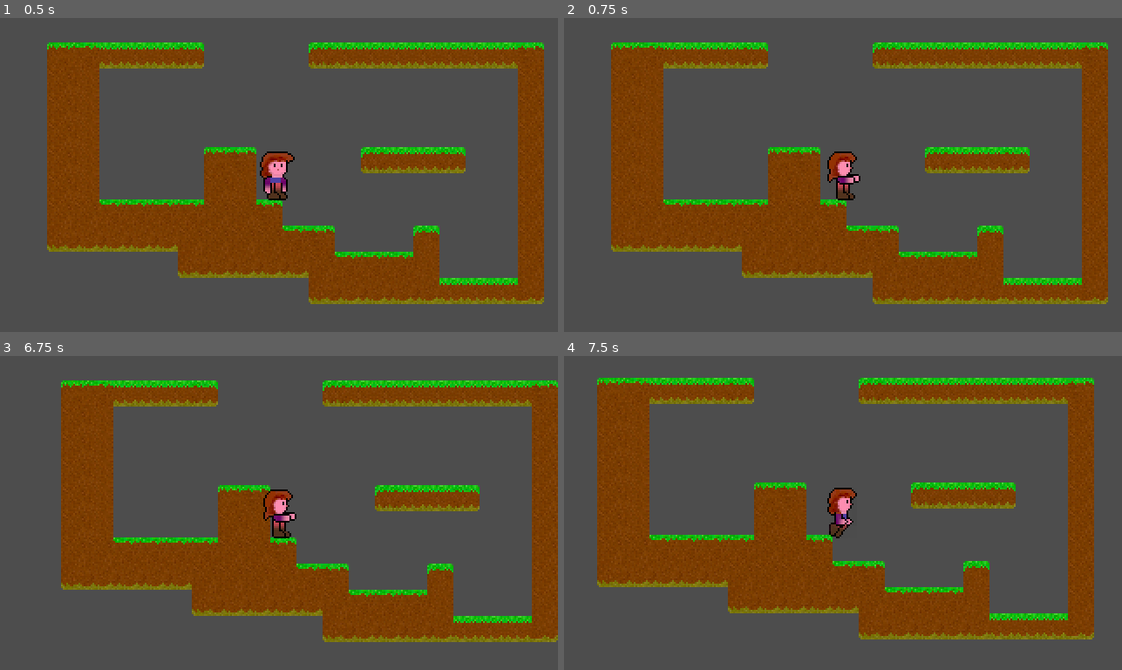
Above: before the commit, frames 1-4 (two rows, left to right).
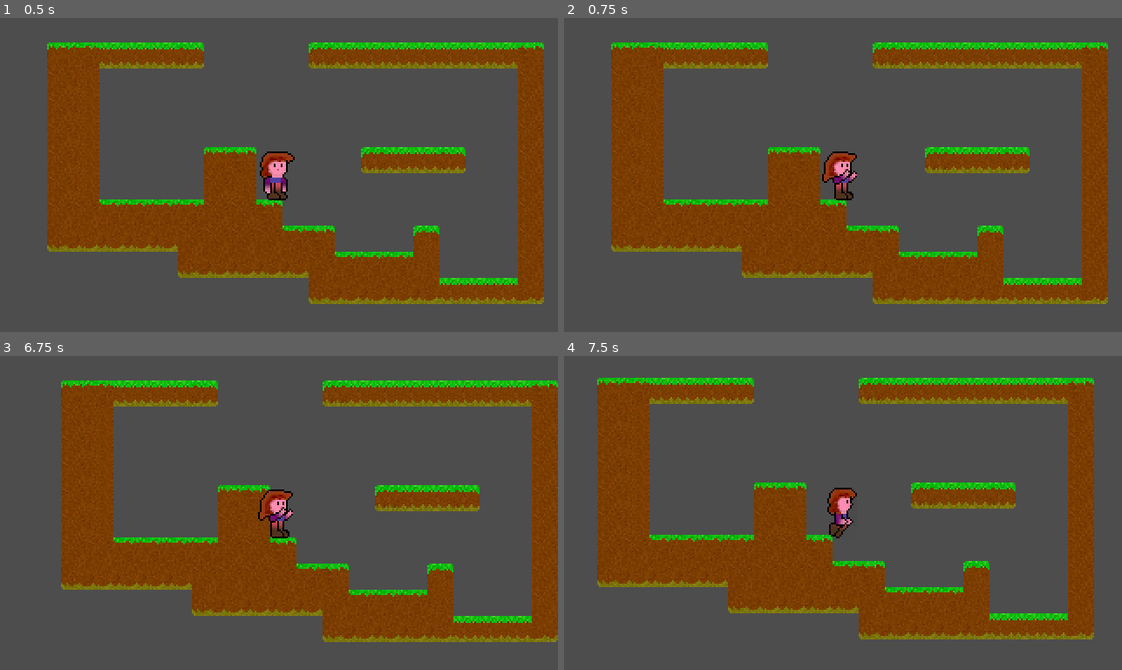
Above: after the commit, the same moments.

Repository: Teaching-myself-Godot/godot-zelia
Game: Godot game, scene res://world.tscn
The game is run twice, just before and just after one commit, with the same random seed, the same clock (stepped at 60 frames per second) and the same inputs.
Inputs (mouse positions are in pixels of both pictures, inside the frame that each line leads up to):
- Up to frame 1 (0.5 s): no input
- Up to frame 2 (0.75 s): tap Enter at 0.5 s; move the mouse to (965, 159) at 0.52 s; press the mouse at (965, 159) at 0.53 s; hold D (Run right) from 0.53 s (still down)
- Up to frame 3 (6.75 s): tap W (Jump) at 0.77, 1.52, 3.02, 3.77, 4.52, 6.02 s; tap Space at 1.25, 4.25 s; move the mouse to (167, 528) at 1.27 s; release the mouse at (167, 528) at 1.28 s; click (167, 528) at 1.35 s; move the mouse to (334, 443) at 2.02 s; release D (Run right) at 2.03 s; press the mouse at (334, 443) at 2.03 s; hold A (Run left) 2.03-2.78 s; tap Enter at 2.75, 5.75 s; move the mouse to (251, 575) at 2.77 s; release the mouse at (251, 575) at 2.78 s; hold D (Run right) 2.78-4.28 s; click (251, 575) at 2.85 s; move the mouse to (446, 560) at 3.52 s; press the mouse at (446, 560) at 3.53 s; move the mouse to (111, 465) at 4.27 s; release the mouse at (111, 465) at 4.28 s; hold A (Run left) 4.28-5.03 s; click (111, 465) at 4.35 s; move the mouse to (306, 513) at 5.02 s; press the mouse at (306, 513) at 5.03 s; hold D (Run right) 5.03-5.78 s; move the mouse to (195, 434) at 5.77 s; release the mouse at (195, 434) at 5.78 s; hold A (Run left) from 5.78 s (still down); click (195, 434) at 5.85 s; move the mouse to (401, 497) at 6.52 s; press the mouse at (401, 497) at 6.53 s
- Up to frame 4 (7.5 s): tap W (Jump) at 6.77 s; tap Space at 7.25 s; move the mouse to (731, 528) at 7.27 s; release A (Run left) at 7.28 s; release the mouse at (731, 528) at 7.28 s; hold D (Run right) from 7.28 s (still down); click (731, 528) at 7.35 s

Frame 1 is identical in both runs. In frame 2, 0.4% of the frame differs, in the area x 46-54%, y 42-59%; in frame 3, 0.4%; in frame 4, nothing differs.

Commit message:
tweaks fireball spawn origin.

Diff:
--- a/player/player.gd
+++ b/player/player.gd
@@ -111,8 +111,8 @@
 func get_casting_sprite(deg) -> String:
 	var casting_left  = (deg > 120 and deg < 180) or (deg > -180 and deg < -120)
 	var casting_right = deg > -60  and deg < 60
-	var casting_up    = deg > -140 and deg < -20
-	var casting_down  = deg > 30   and deg < 150
+	var casting_up    = deg > -160 and deg < 0
+	var casting_down  = deg > 30   and deg < 160
 
 	if casting_up and (casting_right or casting_left):
 		return "casting_diag_up"
@@ -174,5 +174,6 @@
 func _on_fireball_interval_timer_timeout():
 	if movement_state == MovementState.CASTING:
 		# Signal that a fireball should be cast at casting angle and
-		# from Player's position
-		cast_projectile.emit(Fireball, cast_angle, position)
+		# from Player's hands
+		var origin = position + Vector2(20, 0).rotated(cast_angle) + Vector2(0, 2)
+		cast_projectile.emit(Fireball, cast_angle, origin)
--- a/world.tscn
+++ b/world.tscn
@@ -1,6 +1,7 @@
-[gd_scene load_steps=6 format=3 uid="uid://7ccsjx3fean8"]
+[gd_scene load_steps=7 format=3 uid="uid://7ccsjx3fean8"]
 
 [ext_resource type="Texture2D" uid="uid://cd163dlcpxdpl" path="res://surface_maps/grass-and-dirt/1.png" id="1_4u2ns"]
+[ext_resource type="Script" path="res://world.gd" id="2_2uu0c"]
 [ext_resource type="PackedScene" uid="uid://bu64mps4ovkil" path="res://player/player.tscn" id="2_y13bk"]
 [ext_resource type="PackedScene" uid="uid://dcgkj8bxgw1e3" path="res://projectiles/fireball/fireball.tscn" id="3_5atjg"]
 
@@ -151,9 +152,12 @@
 cell_quadrant_size = 15
 format = 2
 layer_0/tile_data = PackedInt32Array(524296, 262144, 2, 458760, 65536, 65537, 393224, 327680, 0, 524295, 262144, 2, 458 …(1377 unchanged characters)…
+script = ExtResource("2_2uu0c")
 
 [node name="Player" parent="." instance=ExtResource("2_y13bk")]
 position = Vector2(133, 44)
 
 [node name="Fireball" parent="." instance=ExtResource("3_5atjg")]
 visible = false
+
+[connection signal="cast_projectile" from="Player" to="." method="_on_player_cast_projectile"]
